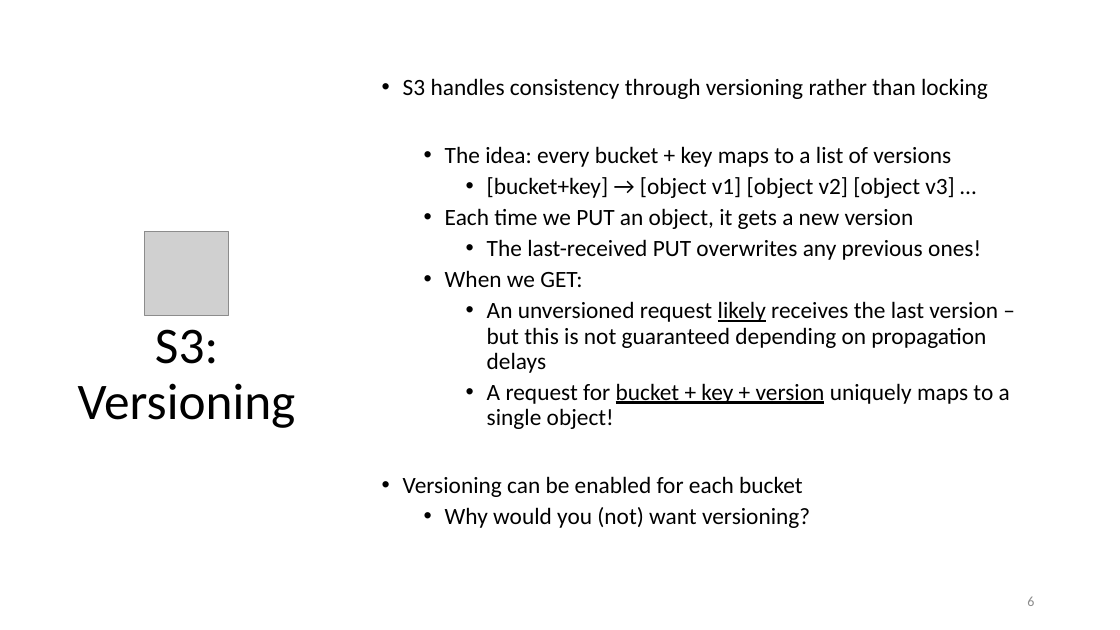
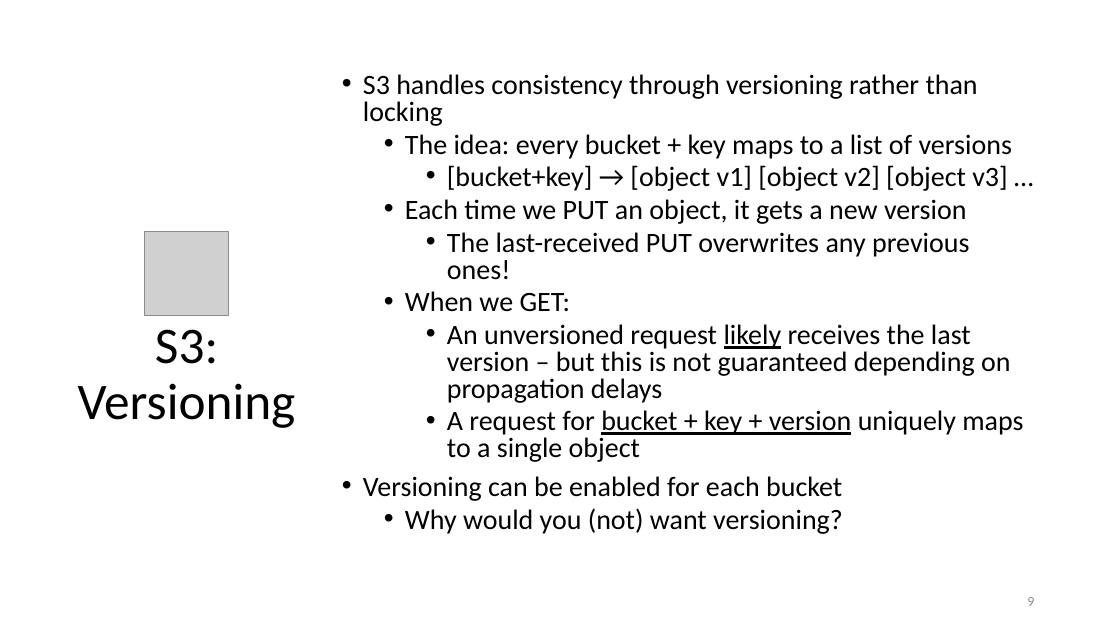
Before and after one commit to uwacsp/cits5503, a slide deck: slide 9 of Lectures/CITS5503LectureStorage.pptx (slide 6 before the commit). Drawn at 1120x630 pixels with LibreOffice and Linux fonts; fonts in the diff are those of the drawing; grey boxes stand for pictures. Boxes give left, top, right and bottom in pixels: in the first picture for what was removed or moved away, otherwise in the second. Text is boxed around its words. In the diff, an @@ line names an element or a change of style, - is before the commit and + after.

```diff
--- a/Lectures/CITS5503LectureStorage.pptx
+++ b/Lectures/CITS5503LectureStorage.pptx
@@ text "S3 handles consistency through versioning ...": place and size @@
-text "S3 handles consistency through versioning ..." at bbox=[403, 78, 1010, 528]
+text "S3 handles consistency through versioning ..." at bbox=[363, 74, 1023, 534]
@@ text at bbox=[363, 74, 1012, 534]: size 20 to 24 pt in "S3 handles consistency through versioning rather than ...", "The idea: every bucket + key maps ...", "[bucket+key] → [object v1] [object v2] [object ...", "Each time we PUT an object, it ..." and 5 more places; line spacing 0.9 to 0.8 @@
@@ text at bbox=[447, 410, 1023, 462]: text changed; size 20 to 24 pt @@
-    • A request for bucket + key + version uniquely maps to a single object!
+    • A request for bucket + key + version uniquely maps to a single object
@@ page number at bbox=[1027, 597, 1034, 606]: text changed @@
-6
+9
```
Also in this commit, not shown: 1 other slide changed, 8 slides added, 1 other file.
